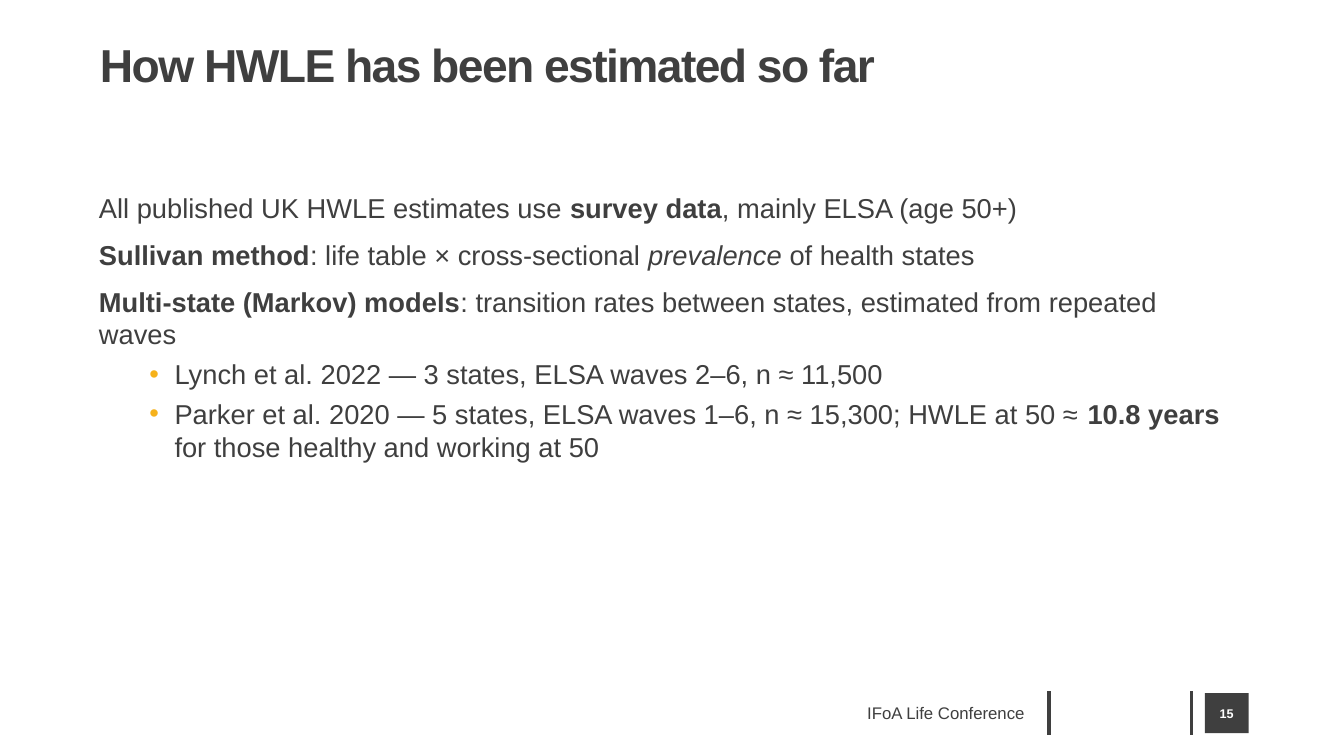
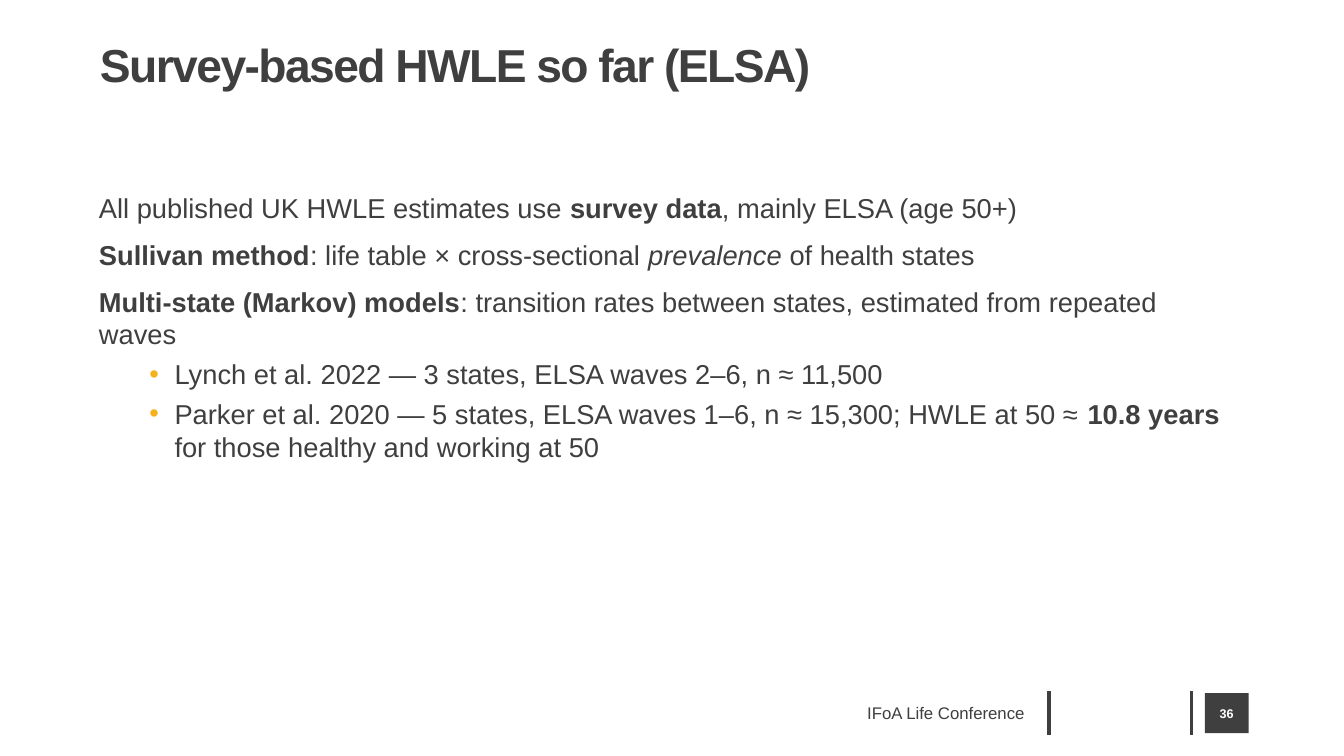
Before and after one commit to JonMinton/economic_inactivity, a slide deck: slide 36 of presentations/ifoa/hwle_ifoa_life_2026.pptx (slide 15 before the commit). Drawn at 1344x756 pixels with LibreOffice and Linux fonts; fonts in the diff are those of the drawing; background and template pictures are left out. Boxes give left, top, right and bottom in pixels: in the first picture for what was removed or moved away, otherwise in the second. Text is boxed around its words. In the diff, an @@ line names an element or a change of style, - is before the commit and + after.

```diff
--- a/presentations/ifoa/hwle_ifoa_life_2026.pptx
+++ b/presentations/ifoa/hwle_ifoa_life_2026.pptx
@@ title at <box>100,48,810,91</box>: text changed @@
-How HWLE has been estimated so far
+Survey-based HWLE so far (ELSA)
@@ page number at <box>1220,709,1234,718</box>: text changed @@
-15
+36
```
Also in this commit, not shown: 3 other slides changed, 3 slides added, 1 slide removed, 2 other files.
